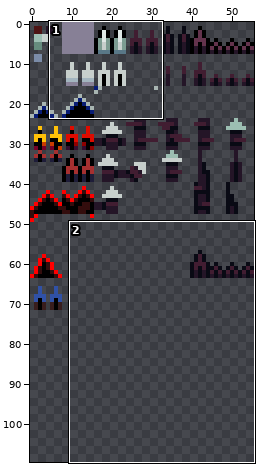
Sprite sheet -- sprites/spr_spines_tileset/edfb4a30-14fc-408e-8716-15761f76d7bc.png. The first picture is a wide view before the edit; the outline marks the close-up.
Close-up. As it was:
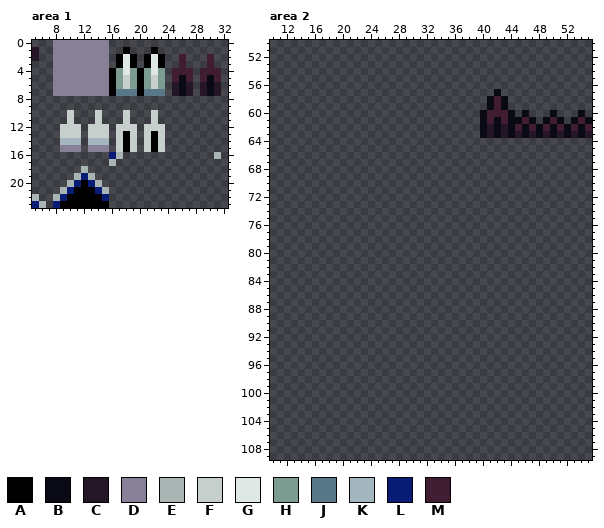
The file is 56x120 pixels. Shown: area 1: x 5..32, y 0..23; area 2: x 10..55, y 50..109. The wide view leaves out empty margins.
Palette (. is transparent): A #000000  B #090a14  C #241527  D #878096  E #a8b5b2  F #c7cfcc  G #dfe8e5  H #7c9c91  J #597887  K #a3b5bf  L #081c75  M #411d31
Pixels before, area 1, first column x 5:
 0 ...DDDDDDDD................
 1 C..DDDDDDDD..A...A.........
 2 C..DDDDDDDD.AGA.AGA..M...M.
 3 ...DDDDDDDD.AGA.AGA..M...M.
 4 ...DDDDDDDDAHGHAHGH.MMM.MMM
 5 ...DDDDDDDDAHFHAHFH.MBM.MBM
 6 ...DDDDDDDDAHFHAHFH.CBC.CBC
 7 ...DDDDDDDDAJJJAJJJ.CBC.CBC
 8 ...........................
 9 ...........................
10 .....F...F...F...F.........
11 .....F...F...F...F.........
12 ....FFF.FFF.FFF.FFF........
13 ....FFF.FFF.FAF.FAF........
14 ....KKK.KKK.FAF.FAF........
15 ....DDD.DDD.FAF.FAF........
16 ...........LE.............E
17 ...........E...............
18 .......E...................
19 ......ELE..................
20 .....ELALE.................
21 ....ELAAALE................
22 E..ELAAAAAL................
23 LE.LAAAAAAA................
Pixels before, area 2 (only the part around the change), first column x 10:
 50 ..............................................
 51 ..............................................
 52 ..............................................
 53 ..............................................
 54 ..............................................
 55 ..............................................
 56 ..............................................
 57 ................................B.............
 58 ...............................BMB............
 59 ...............................BMB............
 60 ..............................BMMMB.B...B...B.
 61 ..............................BMBMBBMB.BMB.BMB
 62 ..............................BCBCBMBMBMBMBMBM
 63 ..............................BCBCBCBCBCBCBCBC
 64 ..............................................
 65 ..............................................
 66 ..............................................
 67 ..............................................
 68 ..............................................
 69 ..............................................
 70 ..............................................
 71 ..............................................
 72 ..............................................
 73 ..............................................
 74 ..............................................
 75 ..............................................
 76 ..............................................
 77 ..............................................
 78 ..............................................
 79 ..............................................
 80 ..............................................
 81 ..............................................
 82 ..............................................
 83 ..............................................
 84 ..............................................
 85 ..............................................
 86 ..............................................
 87 ..............................................
 88 ..............................................
 89 ..............................................
 90 ..............................................
 91 ..............................................
 92 ..............................................
 93 ..............................................
 94 ..............................................
 95 ..............................................
 96 ..............................................
 97 ..............................................
 98 ..............................................
 99 ..............................................
100 ..............................................
101 ..............................................
102 ..............................................
103 ..............................................
104 ..............................................
105 ..............................................
106 ..............................................
107 ..............................................
The result:
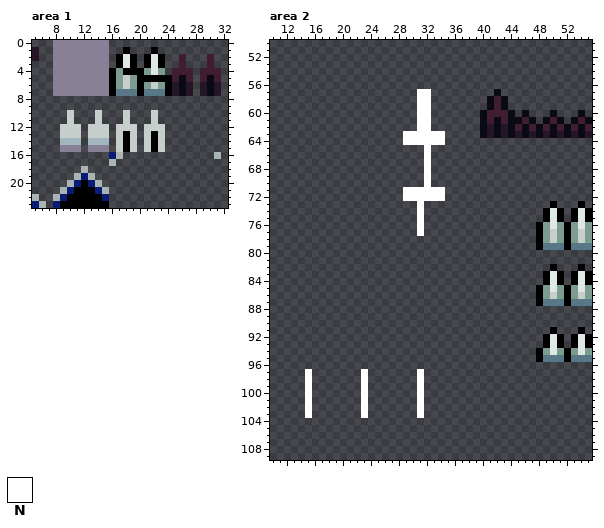
Colours new in this view: N #ffffff
Change:
Area 1:
Colour A now appears in rows 5 to 7 at x 24.
The author changed colour F to colour A in row 5 at x 22.
The author changed colour G to colour A in row 4 at x 18.
The author changed colour H to colour A in row 4 at x 19; in row 5 at x 21 and 23.
Area 2:
Colour A now appears in row 73 at x 50 and 54; in rows 74 to 75 at x 49, 51, 53 and 55; in rows 76 to 79 at x 48 and 52; in row 82 at x 50 and 54; in rows 83 to 84 at x 49, 51, 53 and 55; in rows 85 to 87 at x 48 and 52.
Colour A now appears in row 91 at x 50 and 54; in rows 92 to 93 at x 49, 51, 53 and 55; in rows 94 to 95 at x 48 and 52.
Colour F now appears in rows 77 to 78 at x 50 and 54; in row 86 at x 50 and 54.
Colour G now appears in rows 74 to 76 at x 50 and 54; in rows 83 to 85 at x 50 and 54; in rows 92 to 94 at x 50 and 54.
Colour H now appears in rows 76 to 78 at x 49, 51, 53 and 55; in rows 85 to 86 at x 49, 51, 53 and 55; in row 94 at x 49, 51, 53 and 55.
Colour J now appears in row 79 at x 49 to 51 and 53 to 55; in row 87 at x 49 to 51 and 53 to 55; in row 95 at x 49 to 51 and 53 to 55.
Colour N now appears in rows 57 to 62 at x 31 to 32; in rows 63 to 64 at x 29 to 34; in rows 65 to 70 at x 32; in rows 71 to 72 at x 29 to 34; in rows 73 to 77 at x 31; in rows 97 to 103 at x 15, 23 and 31.
Where, in picture pixels (left, top, right, bottom), the same in both close-ups:
changed: (123, 68, 172, 96)
added: (403, 89, 445, 236)
added: (536, 201, 592, 362)
added: (305, 369, 312, 418)
added: (361, 369, 368, 418)
added: (417, 369, 424, 418)
